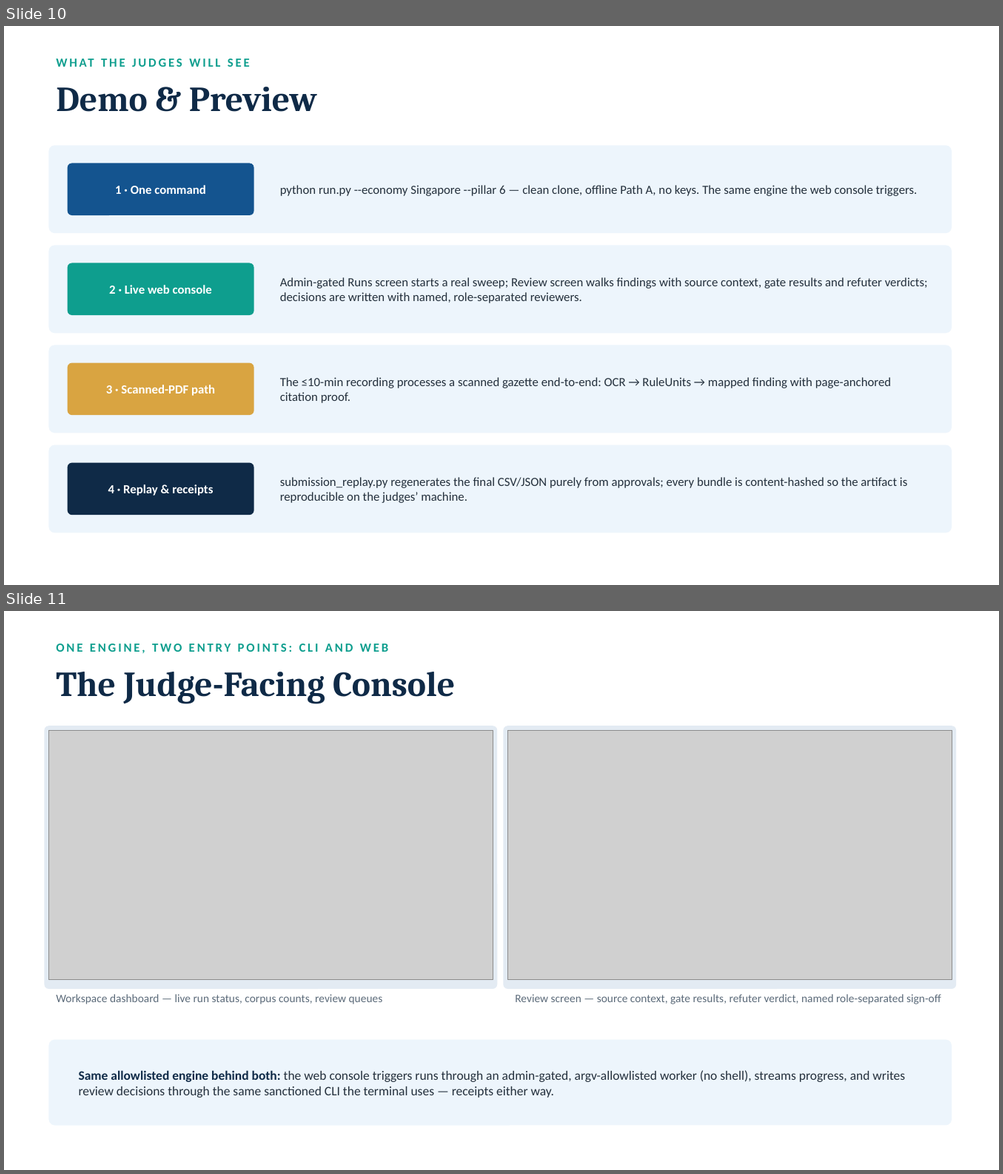
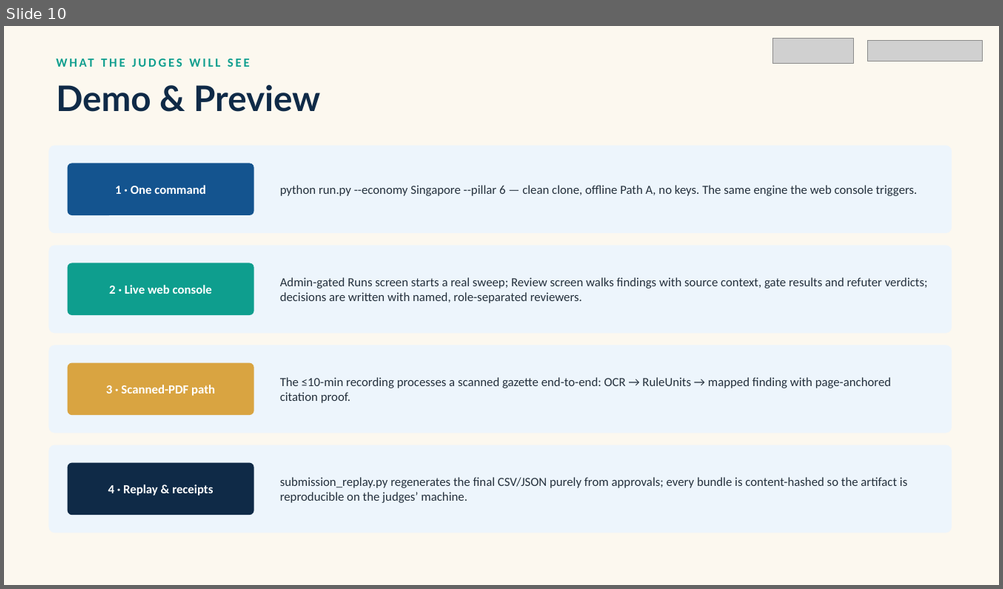
Before and after one commit to nafew0/ClauseChain, a slide deck: ClauseChain_Pitch_Deck.pptx. Shown one above the other, each under a label of ours: slides 10 and 11 before the commit, slide 10 after it. The pictures are 1003x1174 and 1003x589 pixels, drawn with LibreOffice and Linux fonts; fonts in the diff are those of the drawing; grey boxes stand for pictures; background and template pictures are left out. Boxes give left, top, right and bottom in pixels: in the first picture for what was removed or moved away, otherwise in the second. Text is boxed around its words. In the diff, an @@ line names an element or a change of style, - is before the commit and + after.

```diff
--- a/ClauseChain_Pitch_Deck.pptx
+++ b/ClauseChain_Pitch_Deck.pptx
@@ slide 11 removed at (4, 611, 999, 1170), background #FFFFFF @@
@@ text removed at (56, 644, 388, 653) @@
-ONE ENGINE, TWO ENTRY POINTS: CLI AND WEB
@@ text removed at (56, 672, 455, 703) @@
-The Judge-Facing Console
@@ rounded rectangle removed at (44, 726, 497, 989) @@
@@ picture removed at (48, 730, 492, 980) @@
@@ rounded rectangle removed at (504, 726, 956, 989) @@
@@ picture removed at (508, 730, 951, 980) @@
@@ text removed at (56, 994, 383, 1005) @@
-Workspace dashboard — live run status, corpus counts, review queues
@@ text removed at (515, 994, 941, 1005) @@
-Review screen — source context, gate results, refuter verdict, named role-separated sign-off
@@ rounded rectangle removed at (48, 1040, 951, 1126) @@
@@ text removed at (79, 1071, 905, 1098) @@
-Same allowlisted engine behind both: the web console triggers runs through an admin-gated, argv-allowlisted worker (no shell), streams progress, and writes review decisions through the same sanctioned CLI the terminal uses — receipts either way.
@@ slide 10 changed as well @@
@@ background #FFFFFF to #FCF8EF @@
@@ picture added at (772, 38, 854, 63) @@
@@ picture added at (868, 40, 983, 61) @@
@@ text "Demo & Preview" at (56, 84, 320, 112): font Cambria to Lato @@
```
Also in this commit, not shown: 14 other slides changed, 14 slides added, 1 other slide removed.
